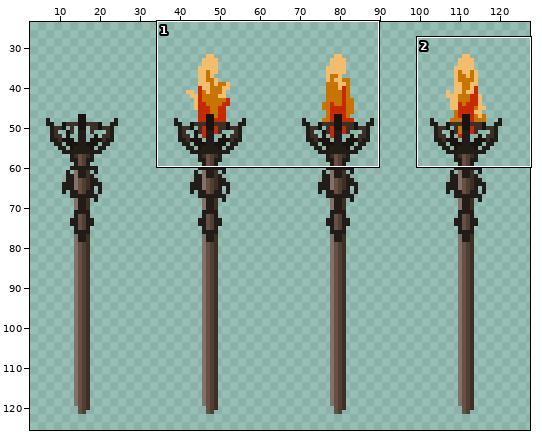
Sprite sheet, stored at Assets/Textures/Miscellaneous/Torch_A.png. The first picture is a wide view before the edit; the outline marks the close-up.
Close-up. Before:
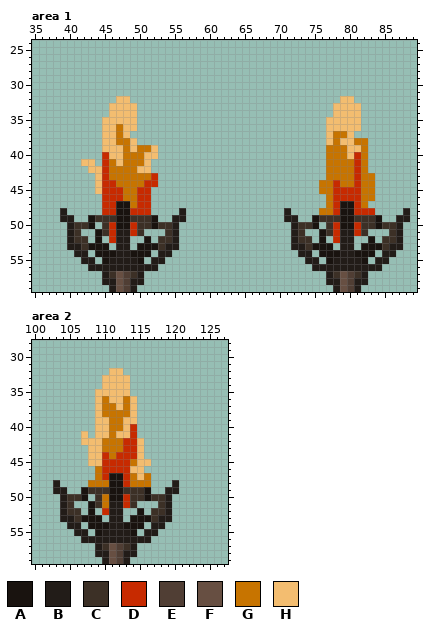
The file is 128x128 pixels. Shown: area 1: x 35..89, y 24..59; area 2: x 100..127, y 28..59. The wide view leaves out empty margins.
Palette (. is transparent): A #19130f  B #221c18  C #3c3026  D #c72a00  E #503e34  F #674f42  G #c77400  H #f3bd70
Pixels before, area 1, first column x 39:
32 ........HH..............................HH........
33 .......HHHH............................HHHH.......
34 .......HHHH............................HHHH.......
35 ......HHHHH...........................HHHHH.......
36 ......HHGHH...........................HHHHH.......
37 ......HHGH............................HGGH........
38 ......HHGGH...........................HGHHGG......
39 ......HHHGHGGH........................GGGHHG......
40 ......DHHGGGHH........................GGGHDG......
41 ...HH.DGHGGGH.........................GGGGDG......
42 ....HHDGGGGHH.........................GGGGDG......
43 .....HDGGGGGGD........................GGGGDGG.....
44 .....HDDGGGGDD.......................GGDGGDGG.....
45 .....HDDDGGDD........................GGDDDDGG.....
46 ......DDDGGDD.........................GDDDDGG.....
47 ......DDAAGDD.........................GDAADG......
48 B.....DDAADDD....B..............B....GGDAADDD....B
49 BB..ACCCAACCCA..BB..............BB..ACCCAACCCA..BB
50 .BCCA.CDAADCCACCB................BCCA.CDAADCCACCB.
51 .BC..ACDBBDC...CB................BC..ACDBBDC...CB.
52 .BCC.A.DBB..A.CCB................BCC.A.DBB..A.CCB.
53 .BBCAAA.BB.AAACBB................BBCAAA.BB.AAACBB.
54 ..BB.AAABBAAA.BB..................BB.AAABBAAA.BB..
55 ...BB.ABBBBA.BB....................BB.ABBBBA.BB...
56 ....BBBBBBBBBB......................BBBBBBBBBB....
57 ......BCFECB..........................BCFECB......
58 ......BBFEBB..........................BBFEBB......
59 .......BFEB............................BFEB.......
Pixels before, area 2, first column x 103:
32 ........HH........
33 .......HHHH.......
34 .......HHHH.......
35 ......HHHHH.......
36 ......HGHHGH......
37 ......HGGHGH......
38 ......HGGGGH......
39 ......HHGGHH......
40 ......HHGGHD......
41 ....H.HHGHHD......
42 ....HHHGGGDDH.....
43 .....HHGGGDDH.....
44 .....HHDGDDDH.....
45 .....HHDDDDGHH....
46 ......GDDDDHH.....
47 ......GDAADGHG....
48 B....GGGAADGGG...B
49 BB..ACCCAACCCA..BB
50 .BCCA.CGAADCCACCB.
51 .BC..ACGBBDC...CB.
52 .BCC.A.DBB..A.CCB.
53 .BBCAAA.BB.AAACBB.
54 ..BB.AAABBAAA.BB..
55 ...BB.ABBBBA.BB...
56 ....BBBBBBBBBB....
57 ......BCFECB......
58 ......BBFEBB......
59 .......BFEB.......
And afterwards:
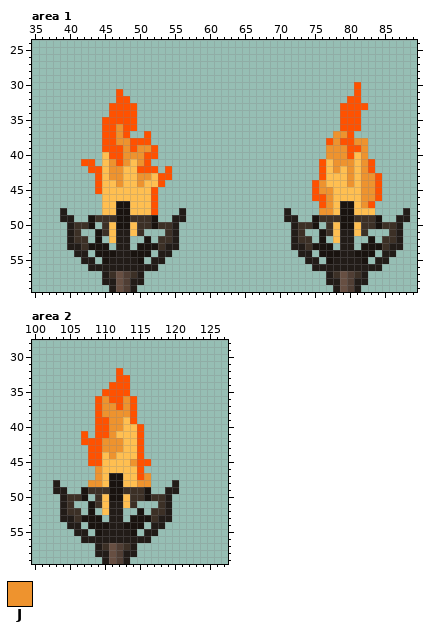
Colours new in this view: J #ee932e
The author wrote: Improved torch fire effect; Added wip fireplace
Edits made:
Colour D changes from #c72a00 to #ffbf51.
Colour H changes from #f3bd70 to #ff5100.
Area 1:
The edit turns colour G into colour D in row 41 at x 49 and 77; in row 42 at x 48 to 49, 77 and 79; in row 43 at x 48 to 49 and 77 to 79; in row 44 at x 48 to 49, 77 and 79; in rows 45 to 46 at x 48 to 49; in row 47 at x 49.
There is now colour H in row 30 at x 81; in row 31 at x 47 and 81; in row 32 at x 81; in row 33 at x 82; in row 37 at x 51; in row 38 at x 50 to 51.
There is now colour H in row 41 at x 76 and 83; in row 42 at x 52, 54, 76 and 83; in row 43 at x 53 to 54, 76 and 84; in row 44 at x 53, 75 and 84; in row 45 at x 52, 75 and 84; in row 46 at x 52, 75 to 76 and 84.
There is now colour H in row 47 at x 52, 76 and 83; in row 48 at x 52.
The edit turns colour G into colour J in row 36 at x 47; in row 37 at x 47 and 78 to 79; in row 38 at x 47 to 48, 78 and 81 to 82; in row 39 at x 48, 50 to 51, 77 to 79 and 82; in row 40 at x 48 to 50, 77 to 79 and 82; in row 41 at x 46, 48, 50, 78 to 80 and 82.
The edit turns colour G into colour J in row 42 at x 46 to 47, 78, 80 and 82; in row 43 at x 46 to 47, 50 to 51, 80 and 82 to 83; in row 44 at x 47, 50, 76, 80 and 82 to 83; in row 45 at x 76 to 77 and 82 to 83; in row 46 at x 77 and 82 to 83; in row 47 at x 77 and 82.
The edit turns colour G into colour J in row 48 at x 76 to 77.
Colour H is removed in row 32 at x 79; in rows 33 to 34 at x 78; in rows 35 to 36 at x 77 to 78; in row 37 at x 77.
Area 2:
The edit turns colour G into colour D in row 47 at x 114; in row 48 at x 110 and 114; in rows 50 to 51 at x 110.
The edit turns colour H into colour D in rows 39 to 40 at x 113; in row 41 at x 112 to 113; in row 46 at x 114.
There is now colour H in rows 40 to 41 at x 115.
The edit turns colour G into colour J in row 36 at x 110 and 113; in row 37 at x 110 to 111 and 113; in row 38 at x 110 to 113; in rows 39 to 40 at x 111 to 112; in row 41 at x 111; in rows 42 to 43 at x 110 to 112.
The edit turns colour G into colour J in row 44 at x 111; in row 45 at x 114; in row 46 at x 109; in row 47 at x 109 and 116; in row 48 at x 108 to 109 and 115 to 116.
Colour H is removed in row 32 at x 111; in row 33 at x 110 to 111; in row 34 at x 110; in row 35 at x 109.
Boxes around the changes in both close-ups, in picture pixels (x1, y1, x2, y2):
changed: (312, 82, 382, 243)
changed: (81, 89, 172, 243)
changed: (81, 368, 151, 515)
